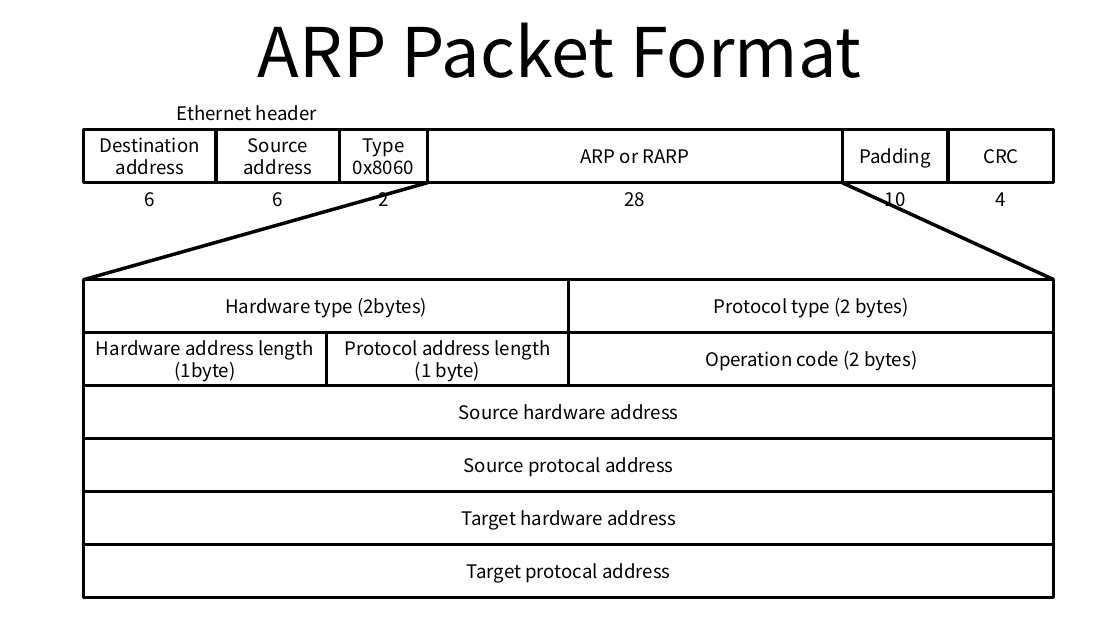
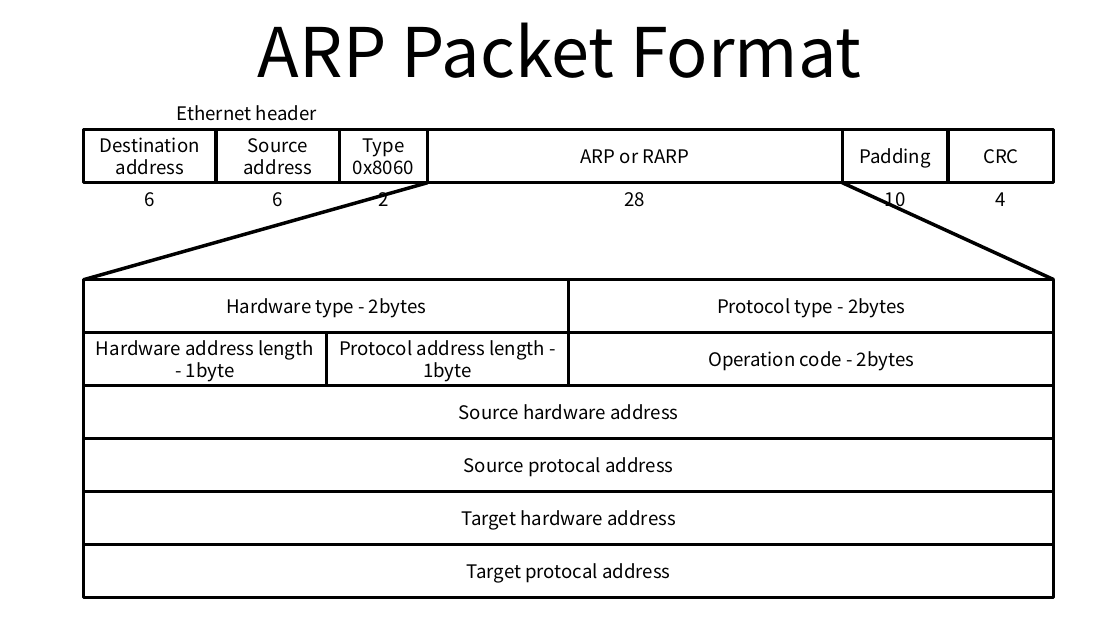
Before and after one commit to ssup2/blog-old, a slide deck: slide 1 of images/theory_analysis/ARP/ARP.pptx. Drawn at 1120x630 pixels with LibreOffice and Linux fonts; fonts in the diff are those of the drawing. Boxes give left, top, right and bottom in pixels: in the first picture for what was removed or moved away, otherwise in the second. Text is boxed around its words. In the diff, an @@ line names an element or a change of style, - is before the commit and + after.

```diff
--- a/images/theory_analysis/ARP/ARP.pptx
+++ b/images/theory_analysis/ARP/ARP.pptx
@@ text in rectangle at (226,298,426,318): text changed @@
-Hardware type (2bytes)
+Hardware type - 2bytes
@@ text in rectangle at (717,298,905,318): text changed @@
-Protocol type (2 bytes)
+Protocol type - 2bytes
@@ text in rectangle at (96,340,314,382): text changed @@
-Hardware address length (1byte)
+Hardware address length - 1byte
@@ text in rectangle at (339,340,545,382): text changed @@
-Protocol address length (1 byte)
+Protocol address length - 1byte
@@ text in rectangle at (708,351,914,371): text changed @@
-Operation code (2 bytes)
+Operation code - 2bytes
```
Also in this commit, not shown: 4 other files.
